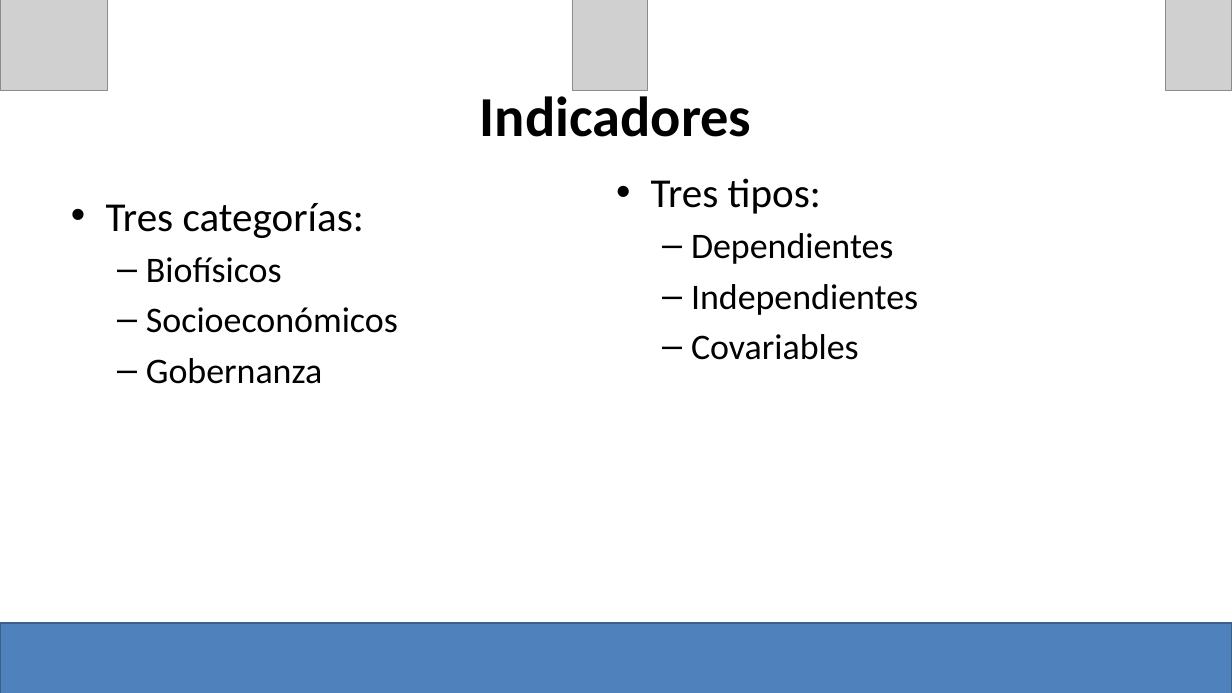
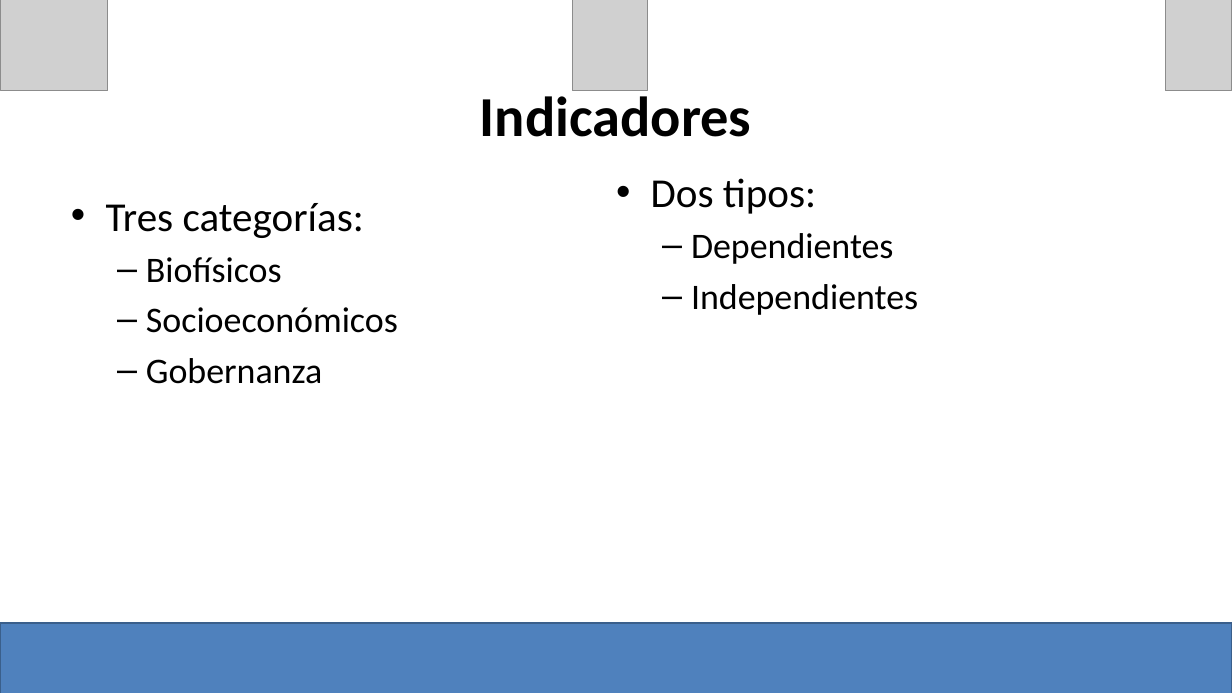
Before and after one commit to turfeffect/Docs, a slide deck: slide 6 of Presentations/Workshop in Mexico/Mexico Workshop.pptx (slide 7 before the commit). Drawn at 1232x693 pixels with LibreOffice and Linux fonts; fonts in the diff are those of the drawing; grey boxes stand for pictures. Boxes give left, top, right and bottom in pixels: in the first picture for what was removed or moved away, otherwise in the second. Text is boxed around its words. In the diff, an @@ line names an element or a change of style, - is before the commit and + after.

```diff
--- a/Presentations/Workshop in Mexico/Mexico Workshop.pptx
+++ b/Presentations/Workshop in Mexico/Mexico Workshop.pptx
@@ text at bbox=[651, 178, 816, 214]: text changed @@
-• Tres tipos:
+• Dos tipos:
@@ text at bbox=[691, 334, 859, 360]: paragraph removed @@
-  – Covariables
```
Also in this commit, not shown: 7 other slides changed, 4 slides added, 4 slides removed, 1 other file.
